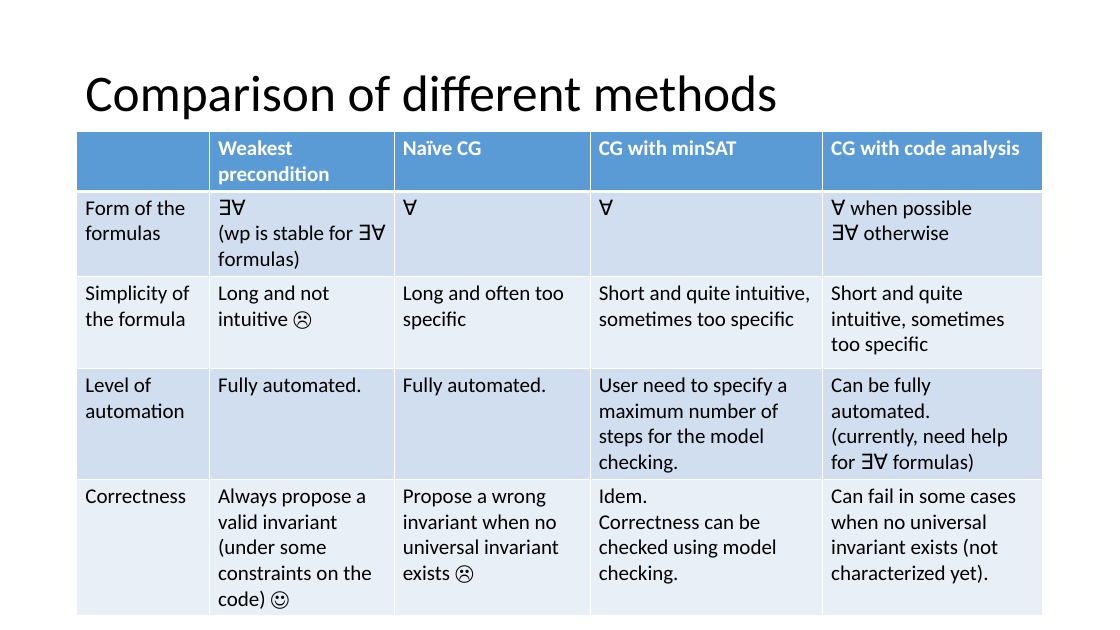
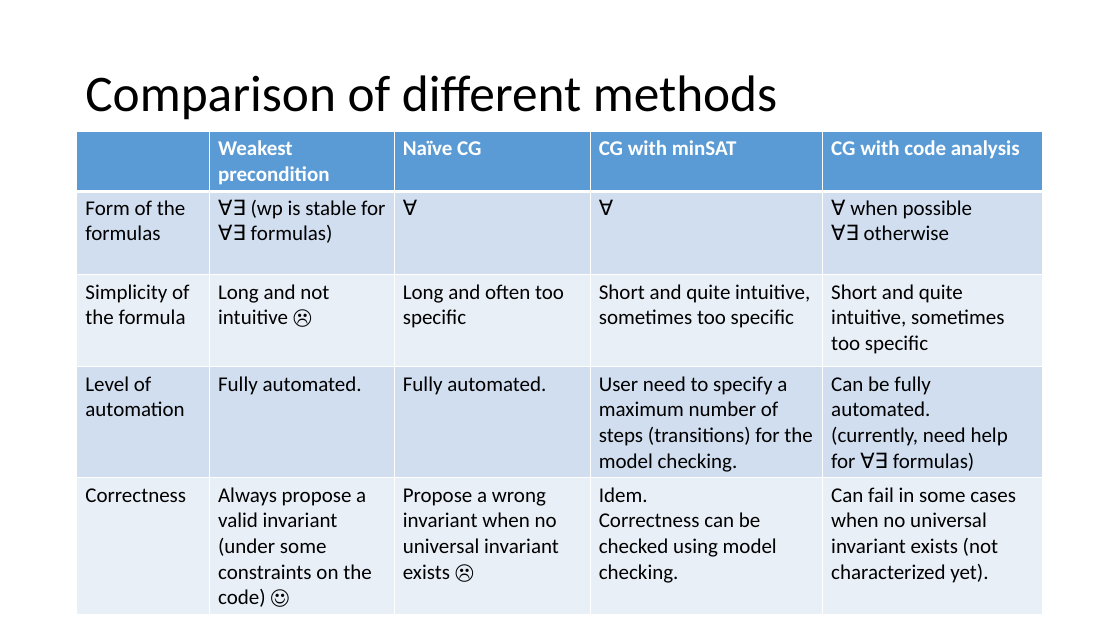
Before and after one commit to tjhance/ivy-research, a slide deck: slide 4 of invariant_synthesis/Invariant Synthesis.pptx. Drawn at 1120x630 pixels with LibreOffice and Linux fonts; fonts in the diff are those of the drawing. Boxes give left, top, right and bottom in pixels: in the first picture for what was removed or moved away, otherwise in the second. Text is boxed around its words. In the diff, an @@ line names an element or a change of style, - is before the commit and + after.

```diff
--- a/invariant_synthesis/Invariant Synthesis.pptx
+++ b/invariant_synthesis/Invariant Synthesis.pptx
@@ table at (77, 131, 1044, 611) @@
-row 2, column 2: ∃∀ / (wp is stable for ∃∀ formulas)
+row 2, column 2: ∀∃ (wp is stable for ∀∃ formulas)
-row 2, column 5: ∀ when possible / ∃∀ otherwise
+row 2, column 5: ∀ when possible / ∀∃ otherwise
-row 4, column 4: User need to specify a maximum number of steps for the model checking.
+row 4, column 4: User need to specify a maximum number of steps (transitions) for the model checking.
-row 4, column 5: Can be fully automated. / (currently, need help for ∃∀ formulas)
+row 4, column 5: Can be fully automated. / (currently, need help for ∀∃ formulas)
```
Also in this commit, not shown: 2 other slides changed, 13 slides added, 4 slides removed, 2 other files.
